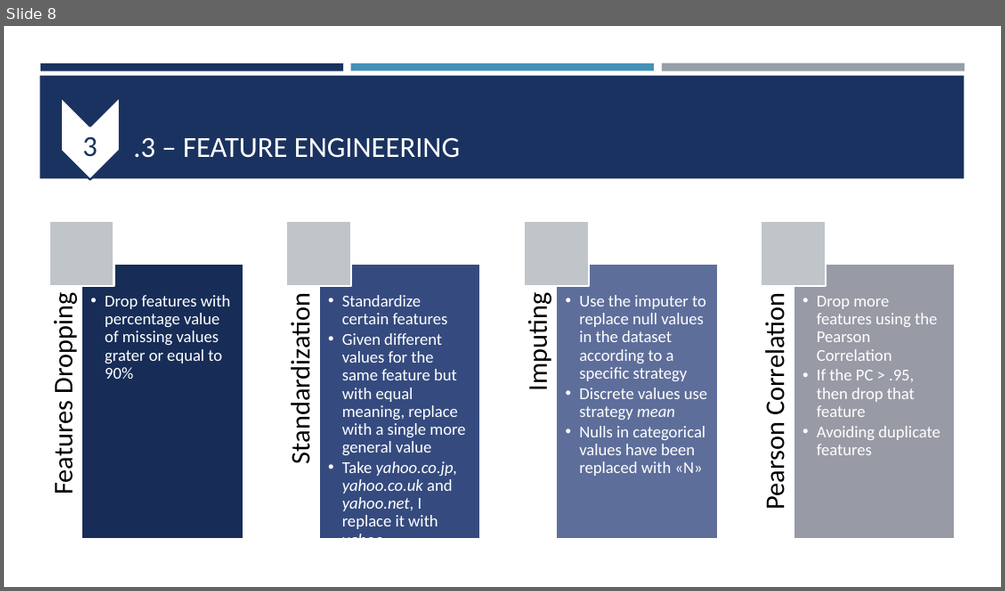
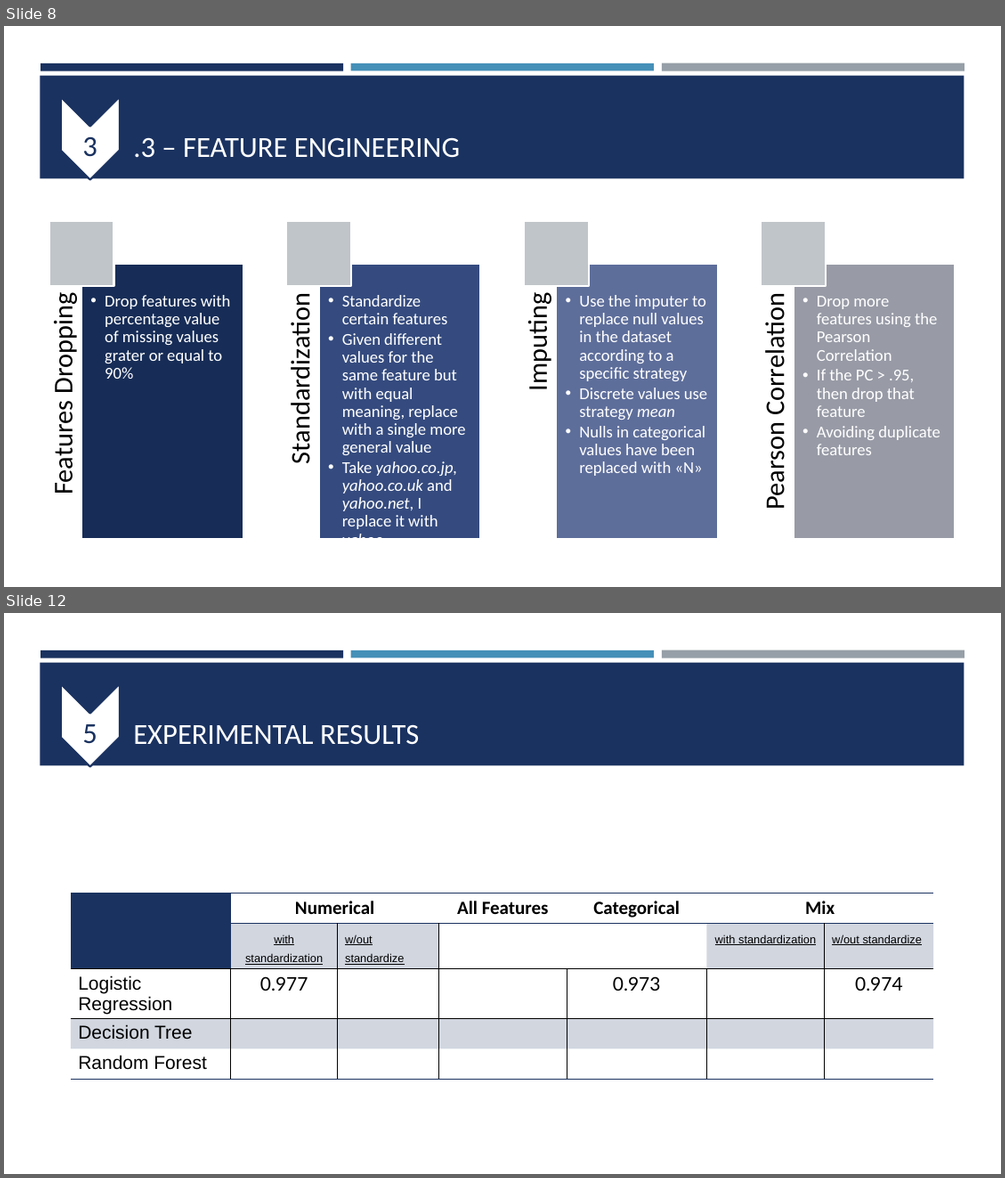
Before and after one commit to lmriccardo/fraudolent-transaction-classification, a slide deck: presentation/fraudolent_transaction.pptx. Shown one above the other, each under a label of ours: slide 8 before the commit, slides 8 and 12 after it; the slides between them are not shown. The pictures are 1005x591 and 1005x1178 pixels, drawn with LibreOffice and Linux fonts; fonts in the diff are those of the drawing. Boxes give left, top, right and bottom in pixels: in the first picture for what was removed or moved away, otherwise in the second. Text is boxed around its words. In the diff, an @@ line names an element or a change of style, - is before the commit and + after.

Commit message:
Update README: Add ML Pipeline. Update LR metrics for lr_cv_nostd_mix_features

```diff
--- a/presentation/fraudolent_transaction.pptx
+++ b/presentation/fraudolent_transaction.pptx
@@ slide 12 added at (4, 613, 1001, 1174), background #FFFFFF; not listed: 4 template elements that a slide beside it also shows @@
@@ chevron added at (61, 684, 120, 767), fill #FFFFFF, outline #1A3260 1.75 pt @@
@@ text added at (82, 724, 97, 744), 28 pt, text #1A3260 @@
+5
@@ title added at (133, 725, 419, 745), 28 pt, text #FFFFFF @@
+EXPERIMENTAL RESULTS
@@ table added at (71, 892, 933, 1073), 5 rows, 7 columns @@
+ | Numerical |  | All Features | Categorical | Mix | 
+ | with standardization | w/out standardize |  |  | with standardization | w/out standardize
+Logistic Regression | 0.977 |  |  | 0.973 |  | 0.974
+Decision Tree |  |  |  |  |  | 
+Random Forest |  |  |  |  |  | 
```
Also in this commit, not shown: 3 slides changed, 2 other slides added, 4 other files.
